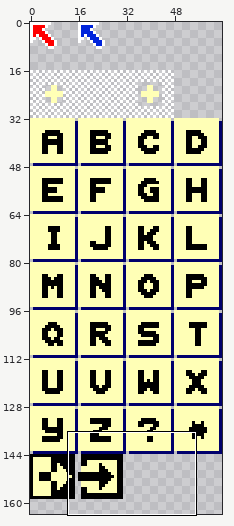
Pixel-art file, stored at assets/Anagrams.aseprite. Above: a wide view before the commit, with the close-up outlined.
Close-up. Before:
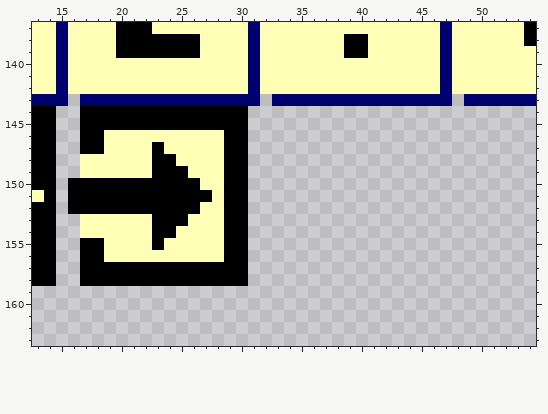
64x256 pixels, 1 frame. Shown: x 13..54, y 137..163. The wide view leaves out empty margins.
And afterwards:
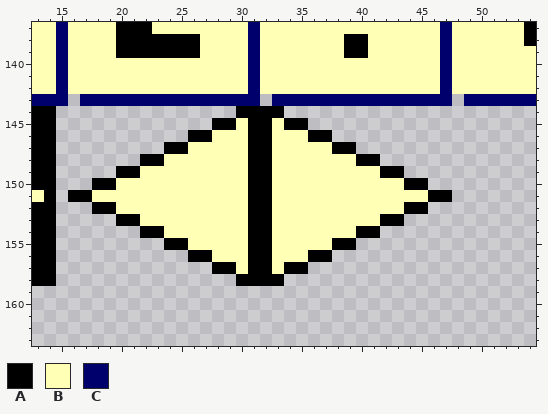
Palette (. is transparent): A #000000  B #ffffb6  C #00006d
The commit says: Next/Previous sprites
Edits made:
y 144: x 17..29 AAAAAAAAAAAAA -> .............; x 31..33 ... -> AAA
y 145: x 17..27 AAAAAAAAAAA -> ...........; x 30..35 A..... -> BAABAA
y 146: x 17..27 AABBBBBBBBB -> .........AA; x 29..37 AA....... -> BBAABBBAA
y 147: x 17..25 AABBBBABB -> .......AA; x 29..39 AA......... -> BBAABBBBBAA
y 148: x 17..22 BBBBBB -> .....A; x 24 A -> B; x 29..41 AA........... -> BBAABBBBBBBAA
y 149: x 17..21 BBBBB -> ...AA; x 23..25 AAA -> BBB; x 29..43 AA............. -> BBAABBBBBBBBBAA
y 150: x 16..17 AA -> ..; x 20..26 AAAAAAA -> BBBBBBB; x 29..45 AA............... -> BBAABBBBBBBBBBBAA
y 151: x 18..27 AAAAAAAAAA -> BBBBBBBBBB; x 29..47 AA................. -> BBAABBBBBBBBBBBBBAA
y 152: x 16..17 AA -> ..; x 20..26 AAAAAAA -> BBBBBBB; x 29..45 AA............... -> BBAABBBBBBBBBBBAA
y 153: x 17..21 BBBBB -> ...AA; x 23..25 AAA -> BBB; x 29..43 AA............. -> BBAABBBBBBBBBAA
y 154: x 17..22 BBBBBB -> .....A; x 24 A -> B; x 29..41 AA........... -> BBAABBBBBBBAA
y 155: x 17..25 AABBBBABB -> .......AA; x 29..39 AA......... -> BBAABBBBBAA
y 156: x 17..27 AABBBBBBBBB -> .........AA; x 29..37 AA....... -> BBAABBBAA
y 157: x 17..27 AAAAAAAAAAA -> ...........; x 30..35 A..... -> BAABAA
y 158: x 17..29 AAAAAAAAAAAAA -> .............; x 31..33 ... -> AAA
Pixel boxes of the changes (left, top, right, bottom) in both close-ups:
changed: (68, 106, 452, 286)
